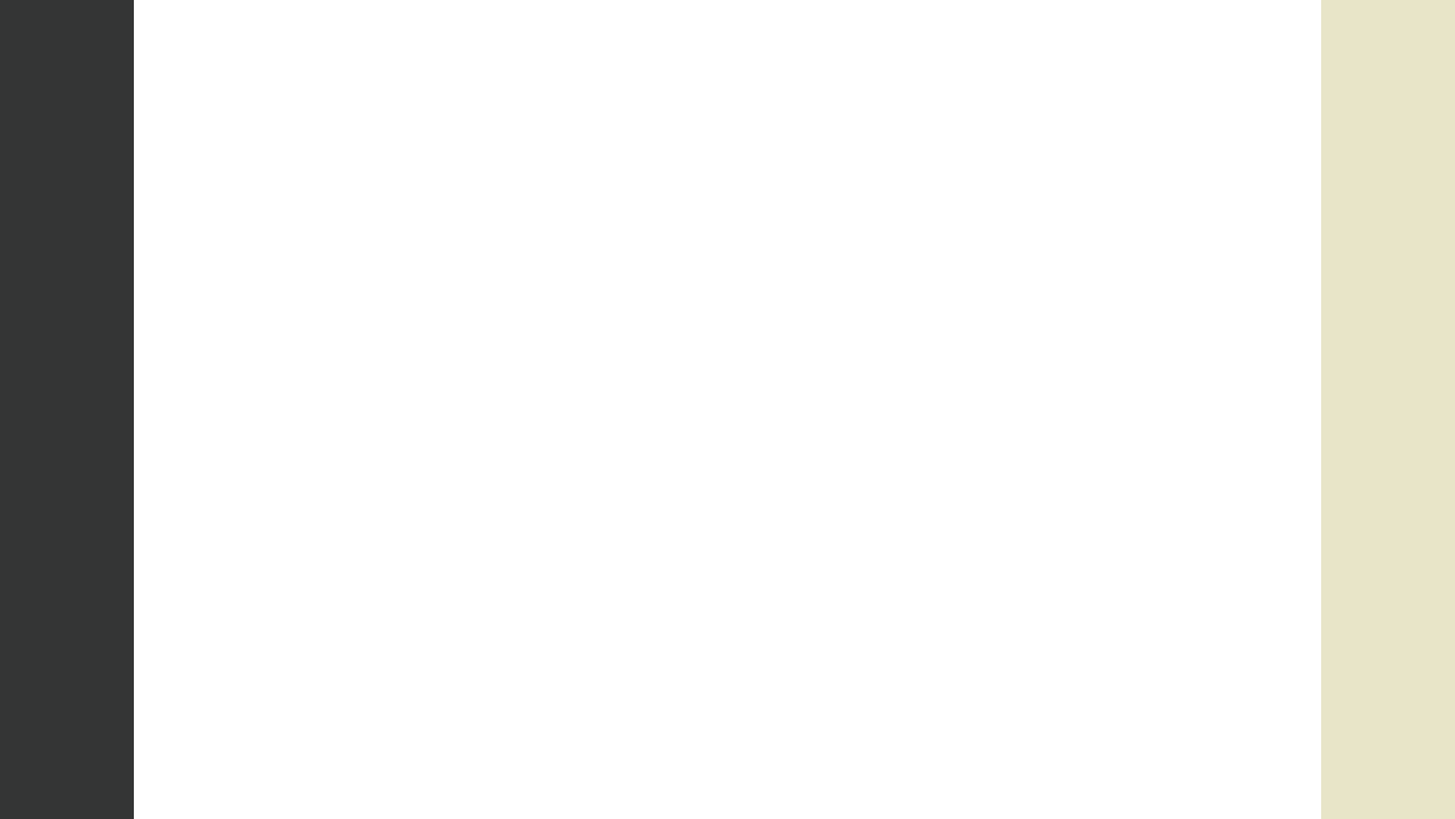
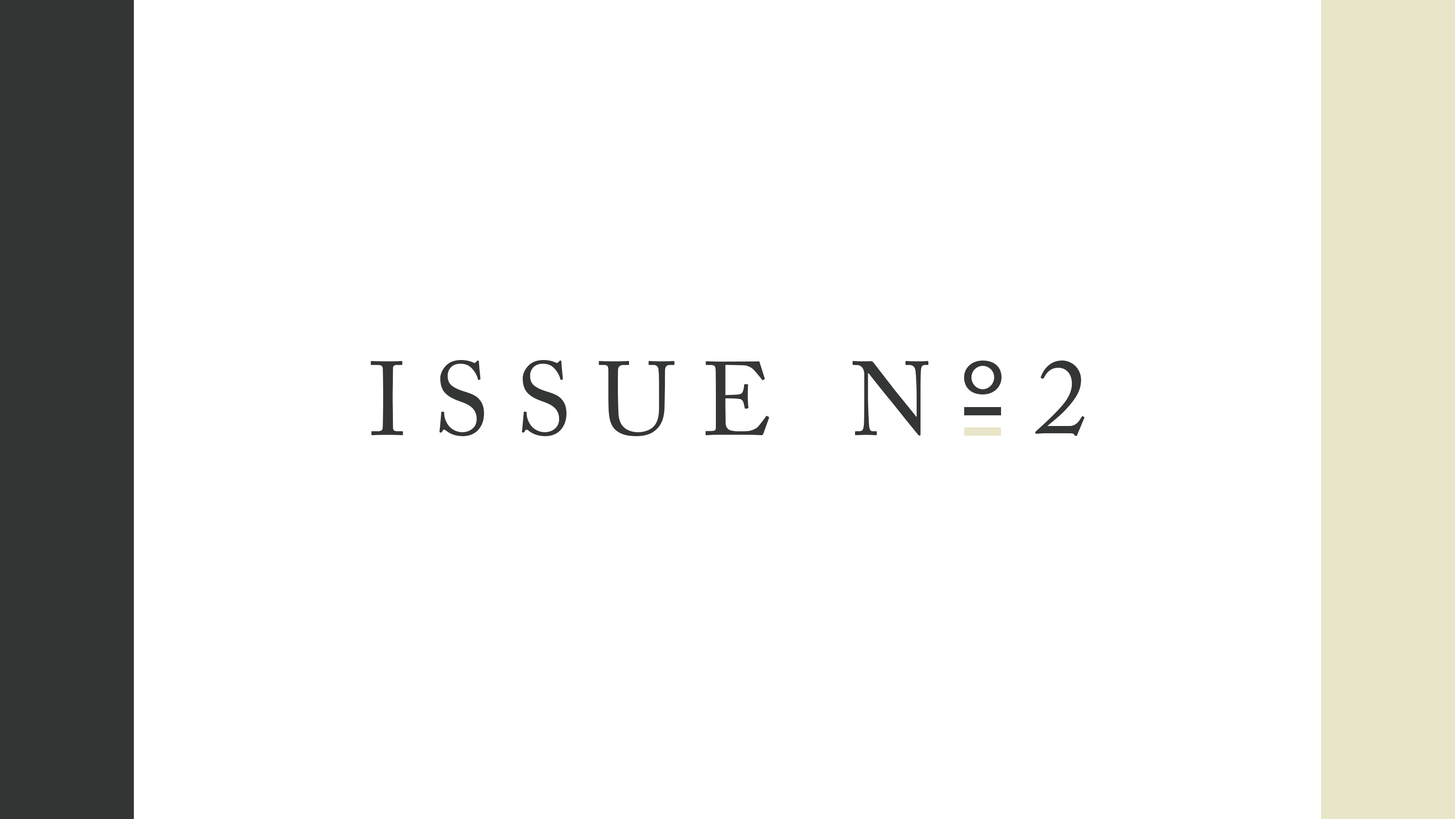
Revision of a layered (1455, 819) image; what changed, layer by layer:
added layer "Taso 1" above "Tausta" over (370, 359, 1085, 437)
added layer "Tausta" over (370, 359, 1085, 437)
